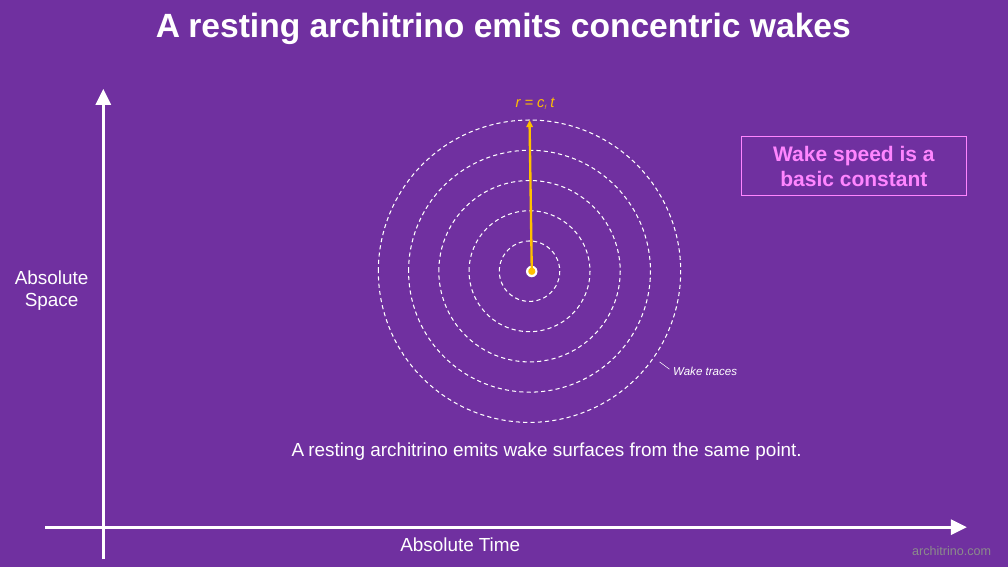
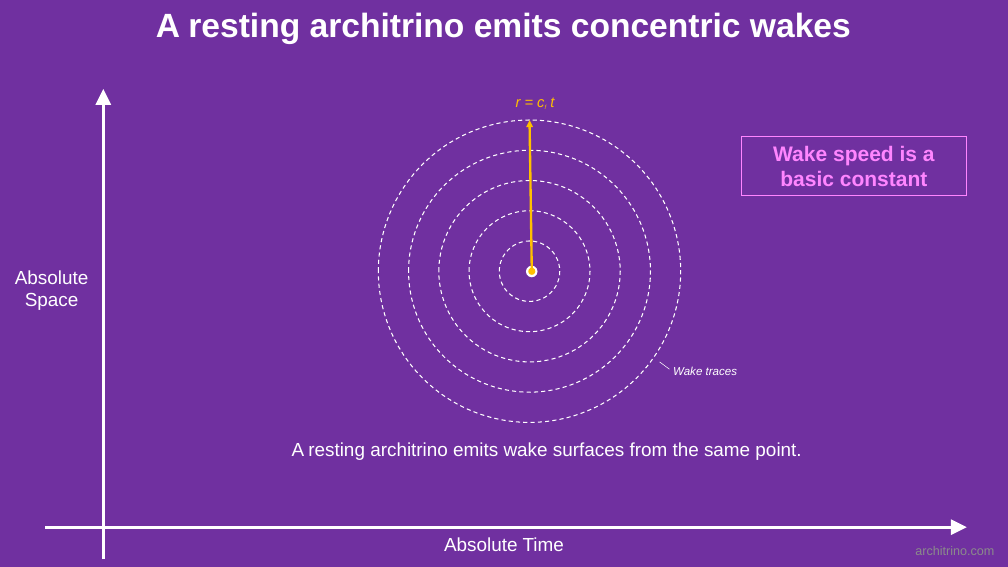
Before and after one commit to jmarkmorris/architrino, a slide deck: slide 3 of reference/archie/presentations/NPQG Fundamentals - Paths.pptx. Drawn at 1008x567 pixels with LibreOffice and Linux fonts; fonts in the diff are those of the drawing. Boxes give left, top, right and bottom in pixels: in the first picture for what was removed or moved away, otherwise in the second. Text is boxed around its words. In the diff, an @@ line names an element or a change of style, - is before the commit and + after.

```diff
--- a/reference/archie/presentations/NPQG Fundamentals - Paths.pptx
+++ b/reference/archie/presentations/NPQG Fundamentals - Paths.pptx
@@ text "Absolute Time": place and size @@
-text "Absolute Time" at [400, 537, 520, 551]
+text "Absolute Time" at [444, 537, 564, 551]
@@ text "Absolute Time" at [444, 537, 564, 551]: alignment left to centre @@
```
Also in this commit, not shown: 11 other slides changed, 2 slides removed, 9 other files.
